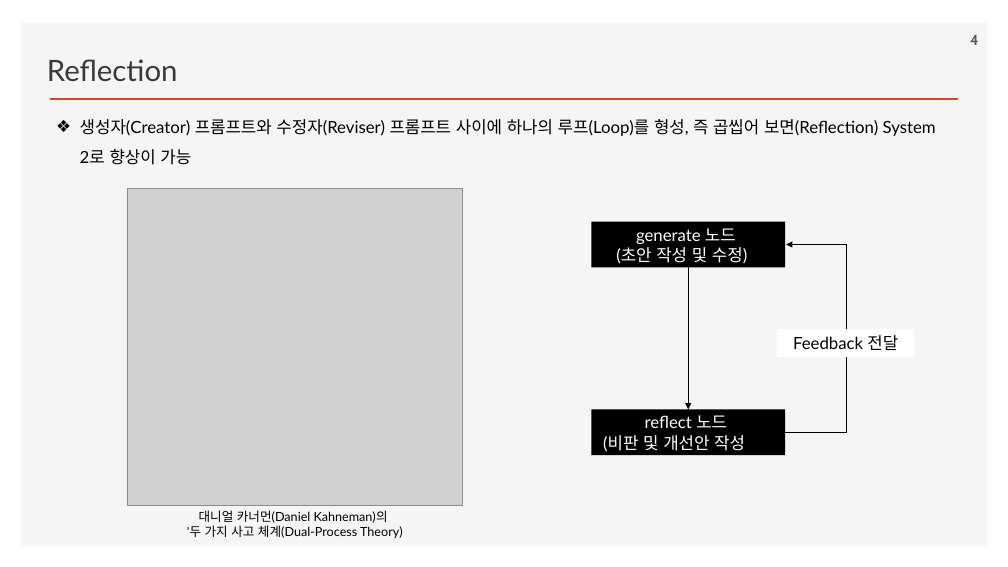
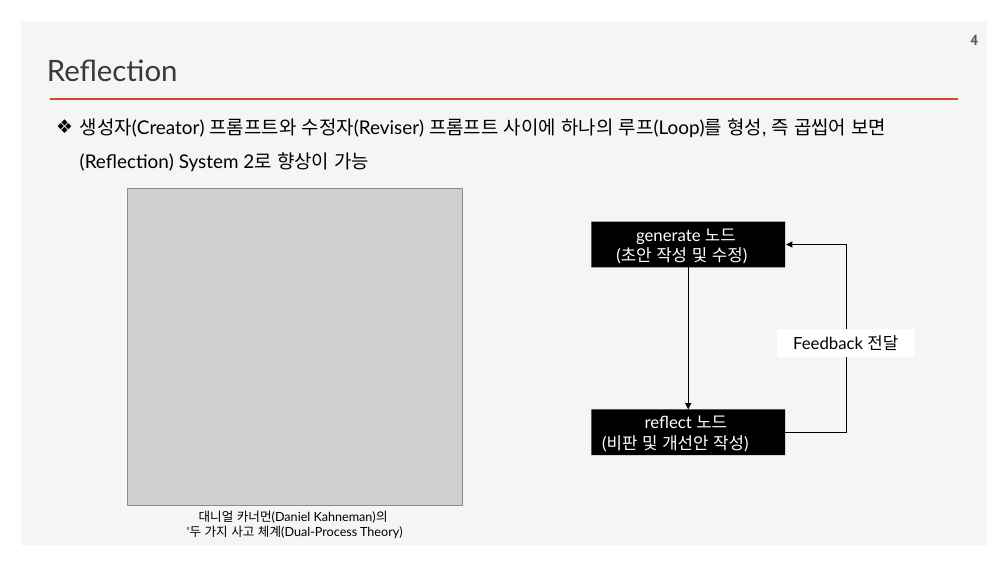
Before and after one commit to ancestor9/2026_Fall_Learning-Langchain-AI-Agent, a slide deck: slide 4 of ppts/CHAPTER 7 Agent II.pptx. Drawn at 1008x567 pixels with LibreOffice and Linux fonts; fonts in the diff are those of the drawing; grey boxes stand for pictures; background and template pictures are left out. Boxes give left, top, right and bottom in pixels: in the first picture for what was removed or moved away, otherwise in the second. Text is boxed around its words. In the diff, an @@ line names an element or a change of style, - is before the commit and + after.

```diff
--- a/ppts/CHAPTER 7 Agent II.pptx
+++ b/ppts/CHAPTER 7 Agent II.pptx
@@ text "생성자(Creator) 프롬프트와 수정자(Reviser) 프롬프트 사이에 ..." at (80, 118, 887, 172): size 16 to 18 pt @@
@@ text in rectangle at (602, 435, 748, 452): text changed @@
-(비판 및 개선안 작성
+(비판 및 개선안 작성)
```
Also in this commit, not shown: 2 other slides changed, 1 other file.
